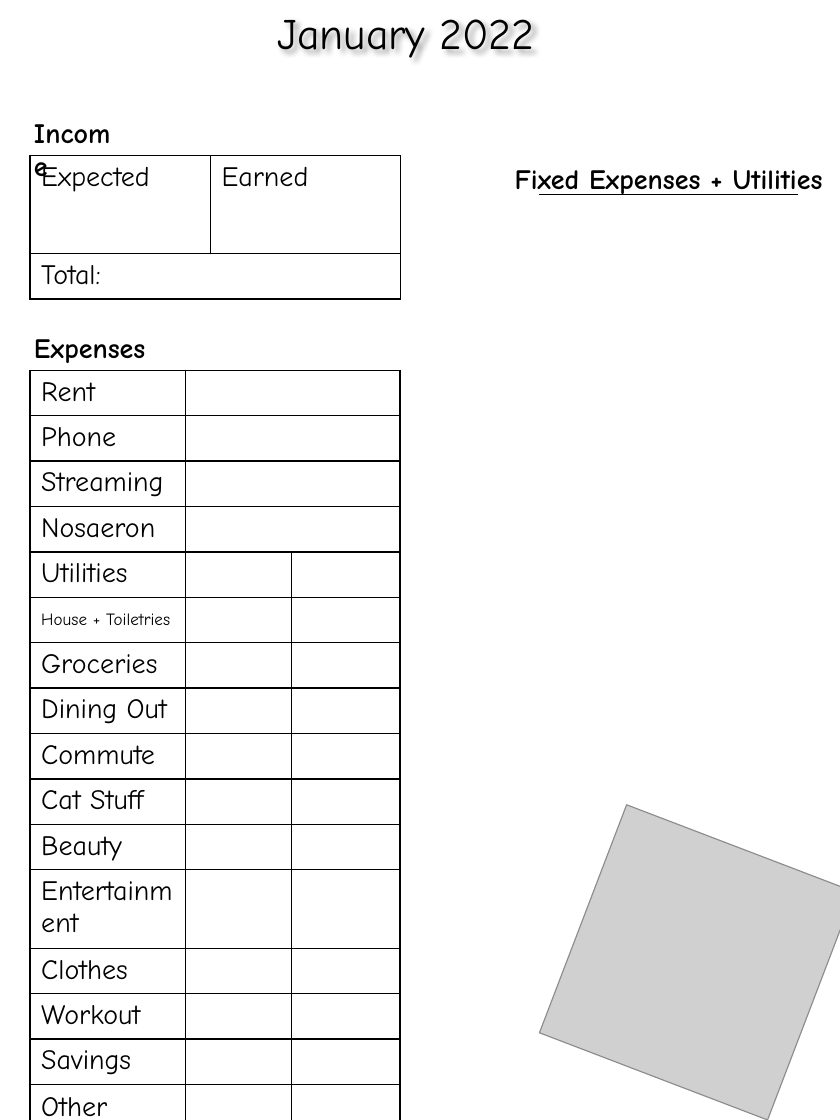
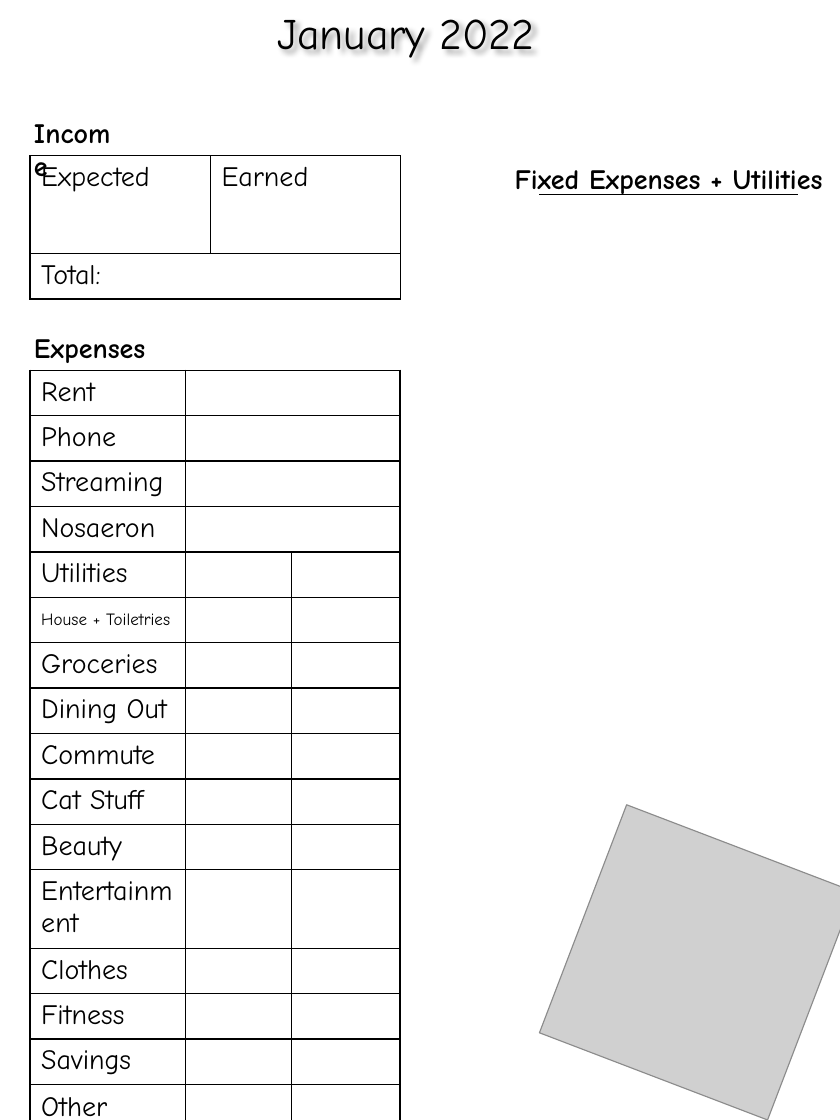
Before and after one commit to cds70409/cds70409.github.io, a slide deck: slide 34 of bujo_printouts.pptx (slide 33 before the commit). Drawn at 840x1120 pixels with LibreOffice and Linux fonts; fonts in the diff are those of the drawing; grey boxes stand for pictures. Boxes give left, top, right and bottom in pixels: in the first picture for what was removed or moved away, otherwise in the second. Text is boxed around its words. In the diff, an @@ line names an element or a change of style, - is before the commit and + after.

```diff
--- a/bujo_printouts.pptx
+++ b/bujo_printouts.pptx
@@ table at bbox=[30, 371, 400, 1120] @@
-row 14, column 1: Workout
+row 14, column 1: Fitness
```
Also in this commit, not shown: 2 other slides changed, 5 slides added.
